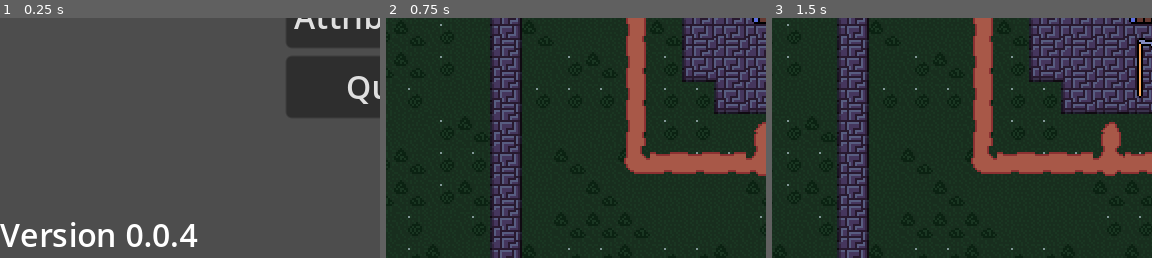
Above: before the commit, frames 1-3 (left to right).
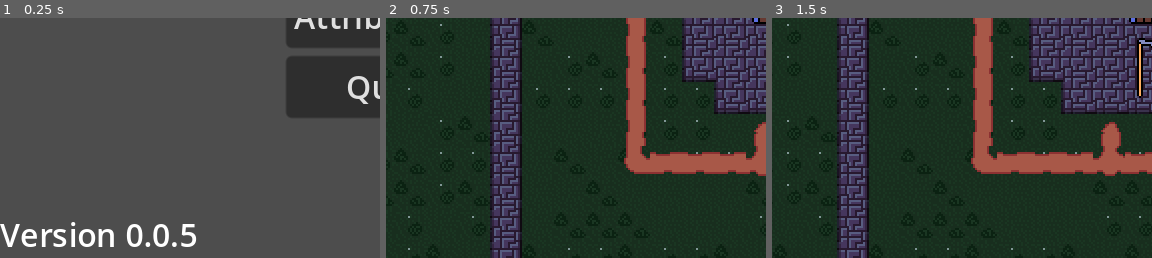
Above: after the commit, the same moments.

Repository: quellus/Mycoflora
Game: Godot game, scene res://scenes/main.tscn
Same seed, same stepped clock (60 frames per second), same inputs: the game is played once before the commit and once after it. The engine's default icon, where the game draws it, is replaced by a stand-in: a white triangle on a blue panel in a dark square.
Inputs (mouse positions are % of the whole screen's width and height, from its top left):
- Up to frame 1 (0.25 s): no input
- Up to frame 2 (0.75 s): click "Play" at 0.5 s
- Up to frame 3 (1.5 s): tap Enter at 1.25 s; move the mouse to (72, 45) at 1.27 s; press the mouse at (72, 45) at 1.28 s; hold D (right) from 1.28 s (still down)
The pictures show only the part of the screen within x 0-50%, y 50-100%; the shares and areas given below are measured in that part.

The runs differ from the first frame. In frame 1, 0.3% of the frame differs, in the area x 47-53%, y 85-96%; in frame 2, nothing differs; in frame 3, nothing differs.

Commit message:
Bump version number to 0.0.5

Diff:
--- a/project.godot
+++ b/project.godot
@@ -11,7 +11,7 @@
 [application]
 
 config/name="Cloudedge"
-config/version="0.0.4"
+config/version="0.0.5"
 run/main_scene="res://scenes/main.tscn"
 config/features=PackedStringArray("4.3", "Forward Plus")
 config/icon="res://icon.svg"
